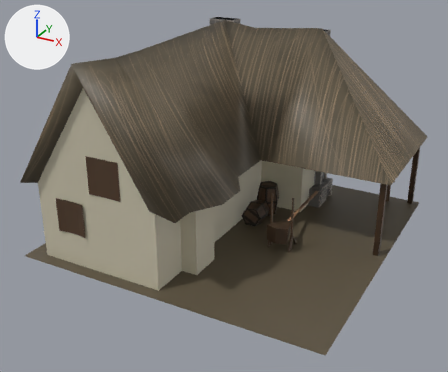
The Blender file 3DModels/BlendFiles/forge_age1.blend, before and after one commit.
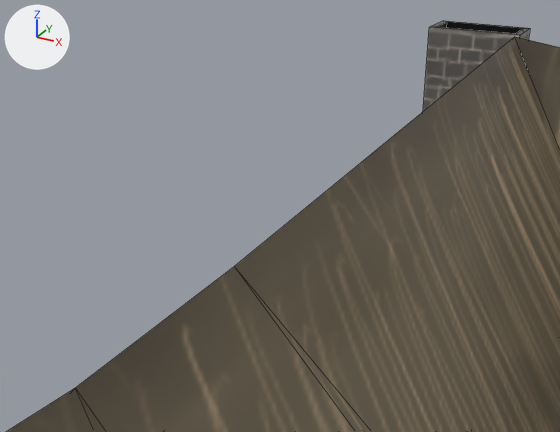
Old and new are each drawn whole from a 50 mm lens placed at (6.14, -9.47, 5.59), pointed at (1.1, -0.31, 1.01) and again close up from a 50 mm lens placed at (0.87, -2.63, 4.44), pointed at (-0.03, -0.98, 3.61). The axes (+X, +Y, +Z) are drawn at upper left. The lights are the same throughout. The close-ups show mesh edges as thin lines.
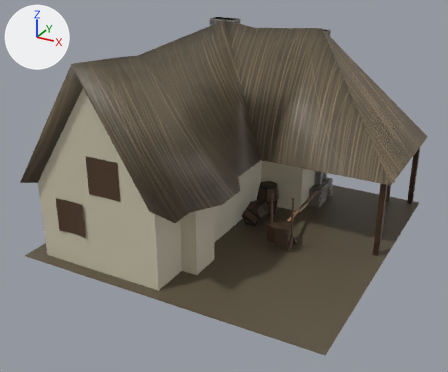
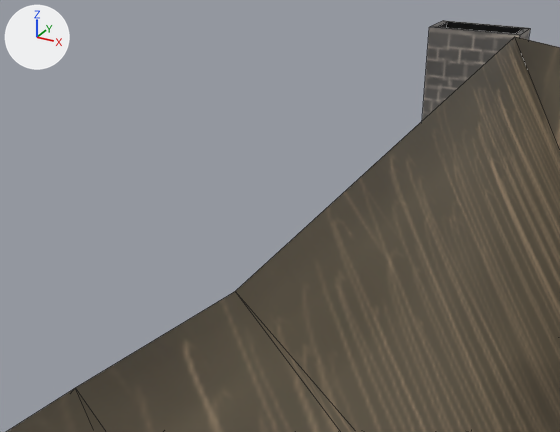
What differs and where, as boxes (x1, y1, x2, y2) in the close-ups (560 x 432 px; the box of a moved part takes in the faces that stretch with it):
part 1 of me_plane_001, moved or reshaped
    both: (76, 45, 560, 432)

Diff of the bpy script that builds the scene:
```diff
--- a/3DModels/BlendFiles/forge_age1.blend.py
+++ b/3DModels/BlendFiles/forge_age1.blend.py
@@ me_plane_001 @@
 me_plane_001.from_pydata(...)  # 299 vertices, 265 faces, 1 loose edge; spans x -1.63..4.03, y -2.73..3.0, z 0.0..3.6
 # used by ob_plane; location = (0.0, 0.0, 0.0)
-me_plane_001.vertices[290].co = (-0.1, -1.1, 3.5)  # pixel (234, 266)
+# me_plane_001 part 1
+me_plane_001.vertices[290].co = (-0.1, -1.1, 3.43)  # pixel (235, 291)
 me_plane_001.materials.append(mat_forge_age1_png)
```
